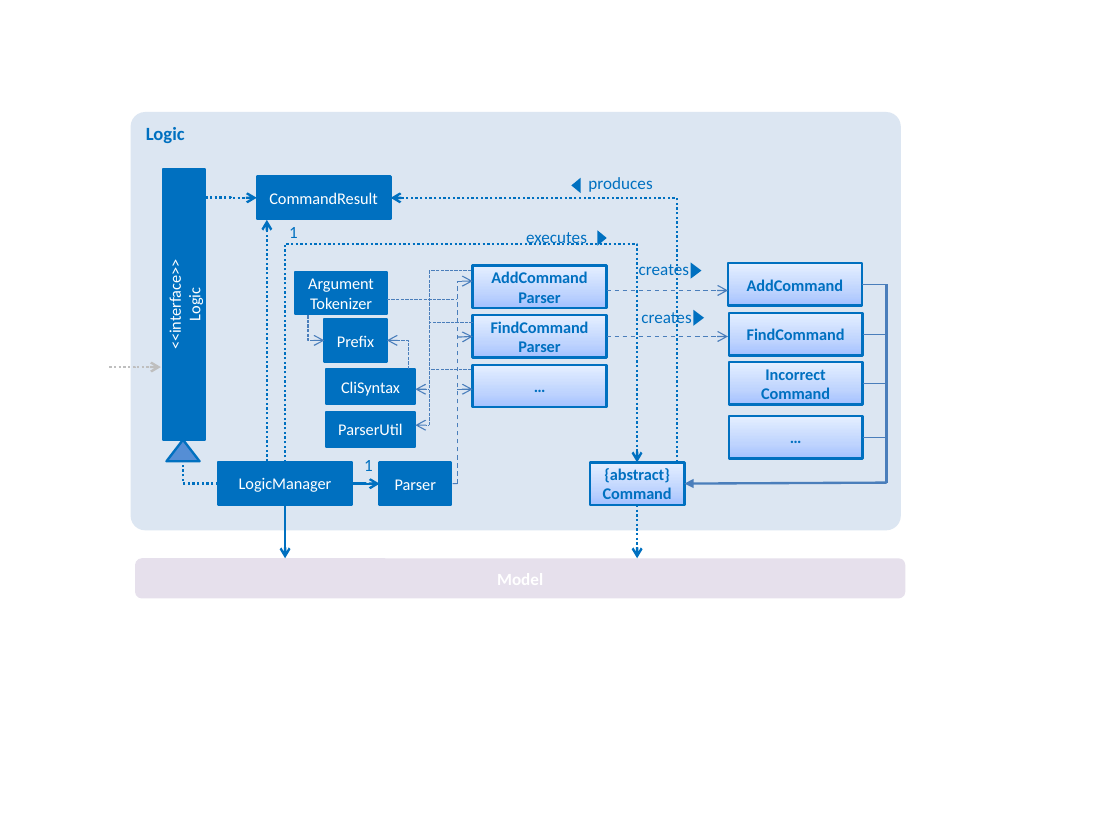
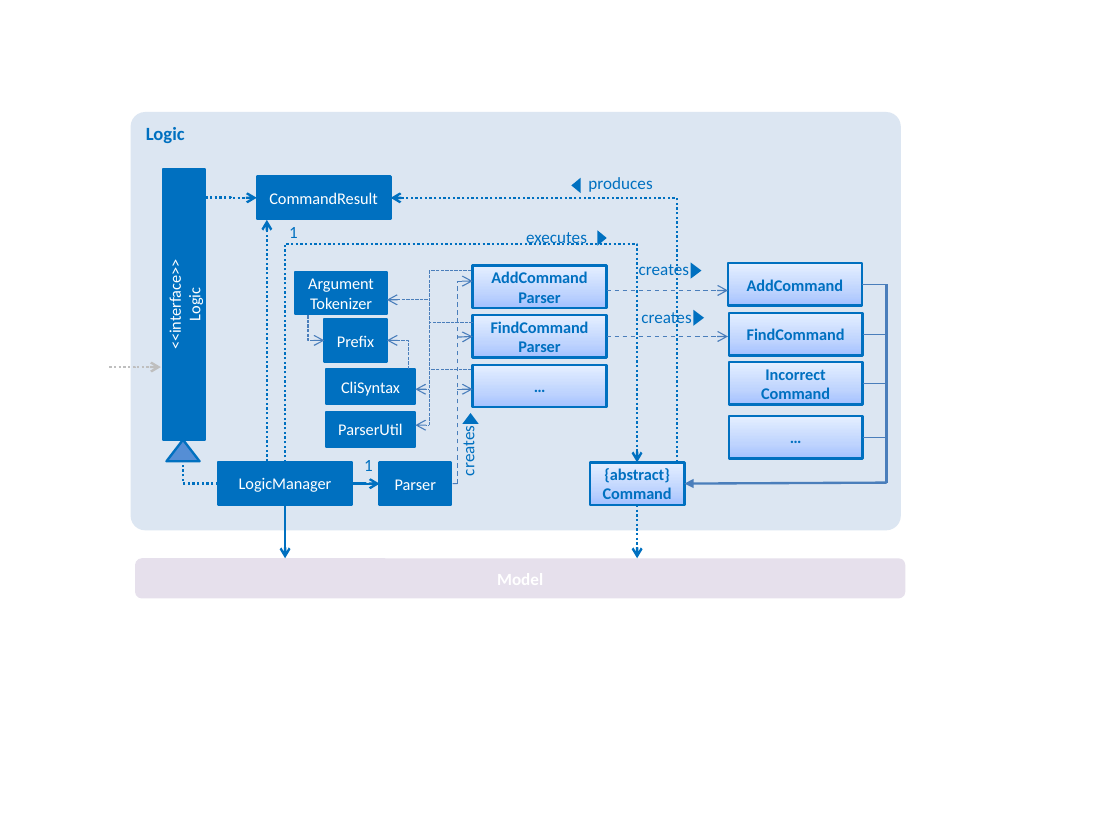
Before and after one commit to se-edu/addressbook-level4, a slide deck: slide 1 of docs/diagrams/LogicComponentClassDiagram.pptx. Drawn at 1120x840 pixels with LibreOffice and Linux fonts; fonts in the diff are those of the drawing. Boxes give left, top, right and bottom in pixels: in the first picture for what was removed or moved away, otherwise in the second. Text is boxed around its words. In the diff, an @@ line names an element or a change of style, - is before the commit and + after.

```diff
--- a/docs/diagrams/LogicComponentClassDiagram.pptx
+++ b/docs/diagrams/LogicComponentClassDiagram.pptx
@@ line moved from (386, 300) - (457, 300) to (386, 300) - (429, 300) @@
@@ line (386, 300) - (429, 300): line to arrow @@
@@ triangle added at (x1=463, y1=413, x2=478, y2=424), fill #0070C0 @@
@@ text added at (x1=458, y1=432, x2=479, y2=475), 11 pt, text #0070C0 @@
+creates
```
Also in this commit, not shown: 3 other files.
